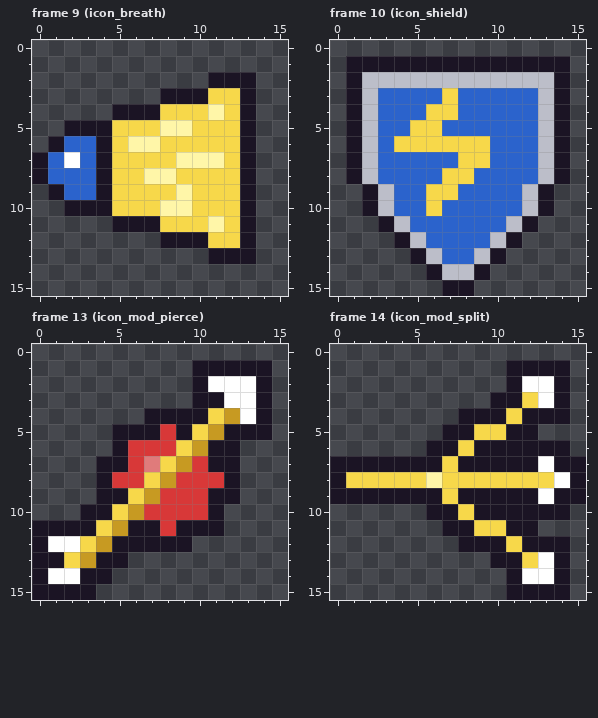
One commit to this pixel-art file: src/art/sprites/icons.aseprite. This is how it looked before the edit.
16x16 pixels, 33 frames. Colours within 5 levels of each other are drawn and written as one. Shown: frame 9 (icon_breath), frame 10 (icon_shield), frame 13 (icon_mod_pierce), frame 14 (icon_mod_split). The commit also changed other frames, which this record leaves out.
Now the later version:
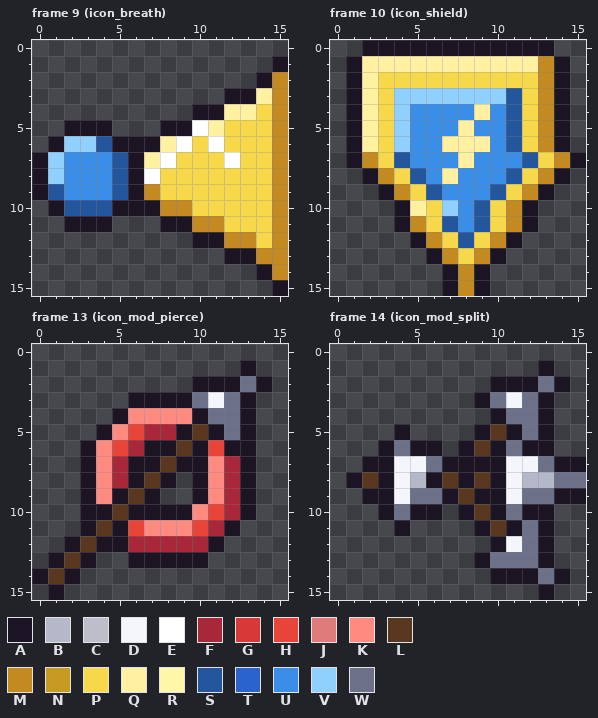
Palette (. is transparent): A #1b1424  B #b4b8c8  C #bcbec9  D #f4f6fb  E #ffffff  F #a8283a  G #d83838  H #e8443a  J #e07b7b  K #ff8a80  L #5a3820  M #c48a22  N #c79a22  P #f7d84a  Q #fff1a0  R #fff6a8  S #24569e  T #2b63cc  U #3a8ee8  V #8fd0ff  W #6c7088
Changes in this commit:
Changed rows in their new state; - is an unchanged pixel.
Frame 9 (icon_breath):
first column x 0:
 1 ---------------A
 2 -----------...AM
 3 --------....A-QM
 4 -----.....AAQQPM
 5 -----...AAEQ-PPM
 6 --VVSAAAQE-E-PPM
 7 -VUUUSAQEPPPEPPM
 8 -VUUUSAEP----PPM
 9 ASUUUSAM-P---PPM
10 -ASSSAAAMM---PPM
11 --AAA...AAMM-PPM
12 --------..-AMMPM
13 -----------.--MM
14 --------------AM
15 ---------------A
Frame 10 (icon_shield):
first column x 1:
 0 -AAAAAAAAAAAA--
 1 -QQQQQQQQQQQM--
 2 -QPPPPPPPPPPM--
 3 -QPVVVVVVVSPM--
 4 -QPVUUUUQUSPM--
 5 -QPVUUUQUUSPM--
 6 -QPVUUQQQUSPM--
 7 -MPSUUUQUUUSPMA
 8 .AMPSUQUUUSPM--
 9 -.AMPSUUUSPM---
10 -..AQ-VUSPMA.--
11 --.AMPSUSPM----
12 ---.AMPSPM-----
13 ----.AMPM------
14 -----.AM-------
15 -------MA------
Frame 13 (icon_mod_pierce):
first column x 0:
 1 ----------...-.
 2 -----------AAW-
 3 ------AAAAWDWA.
 4 -----AKKKK-WWA.
 5 ----AKHFF-LAW-.
 6 ---AKHFAALAH-A-
 7 ---AKFAALAAKFA-
 8 ---AKFALA.AKFA-
 9 ---AK-LA..AKFA-
10 -----LAAAAKHFA-
11 ...-LAHKKKHFA--
12 ..ALA-FFFFFA---
13 .-LA..AAAAA----
14 -LA..----------
15 .-..-----------
Frame 14 (icon_mod_split):
first column x 0:
 1 -----------..-.-
 2 ----------A-AW--
 3 ---------AWDWA.-
 4 --------..-WW-.-
 5 ----A--..AL-WA--
 6 ---AWA-.AL-W--.-
 7 ..--DDWA---DDW--
 8 .ALADBALALADBBWW
 9 ..--DWWAL--DWW--
10 ---AWA-.AL-W--.-
11 ----A--..AL-WA--
12 --------..-DW-.-
13 ---------AWWWA.-
14 ----------A-AW--
15 -----------..-.-
